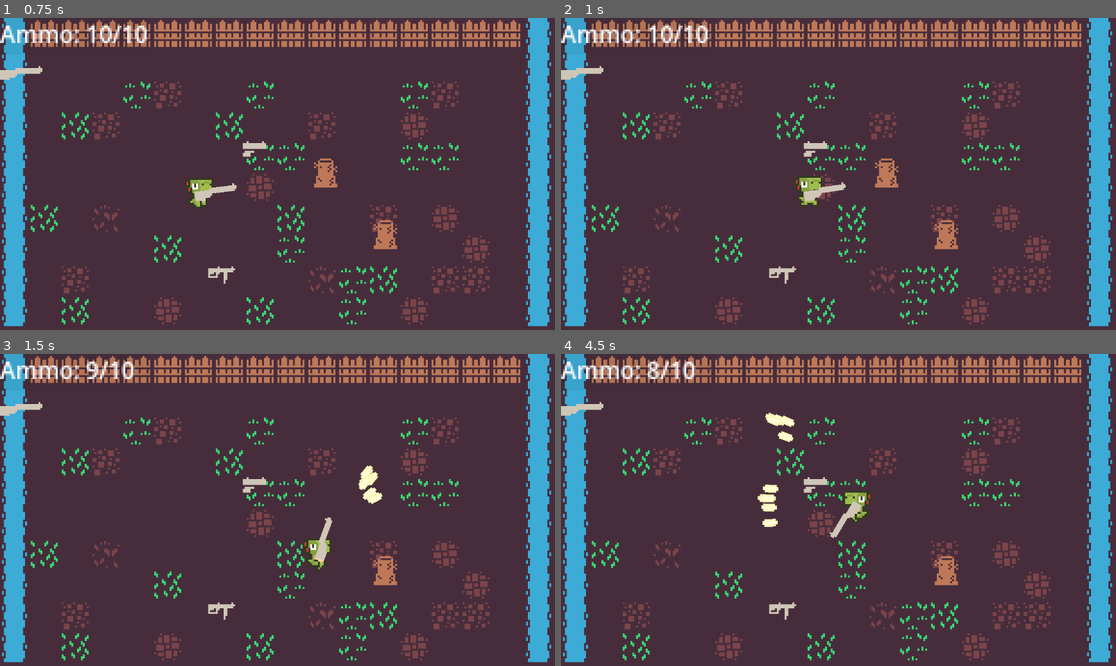
Above: before the commit, frames 1-4 (two rows, left to right).
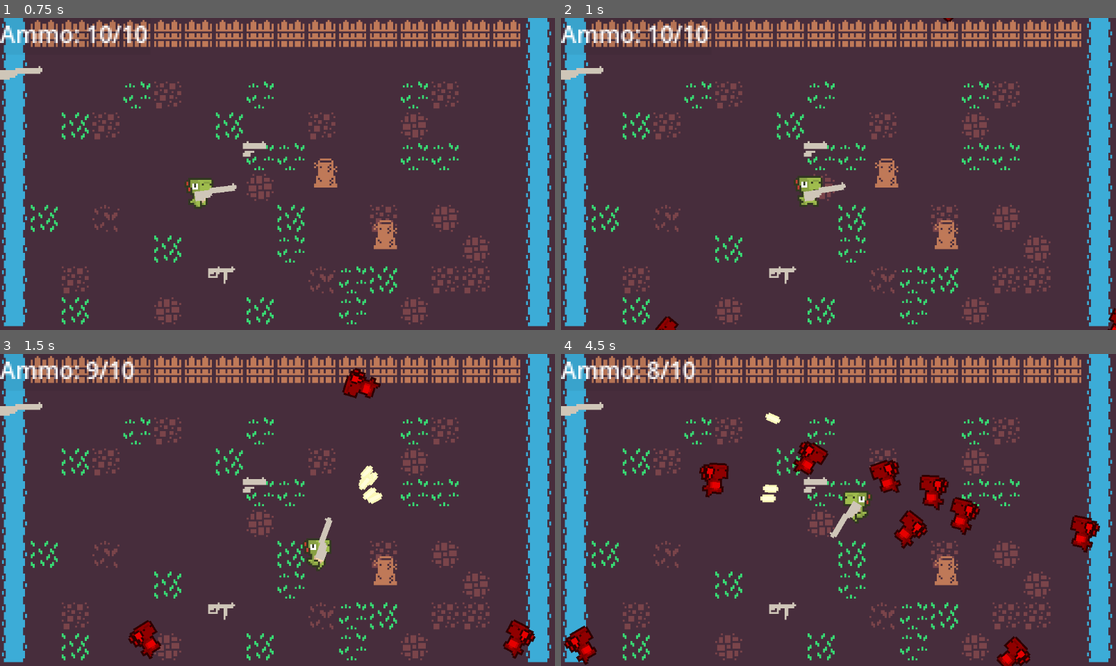
Above: after the commit, the same moments.

Repository: shuofsin/PokeGun
Game: Godot game, scene res://scenes/test_world.tscn
Two runs of this game, one before a commit and one after it. Both use one fixed random seed, a clock stepped at 60 frames per second and the inputs below.
Inputs (mouse positions are in pixels of both pictures, inside the frame that each line leads up to):
- Up to frame 1 (0.75 s): move the mouse to (399, 158) at 0.52 s; hold D (move_right) from 0.53 s (still down); tap E (interact) at 0.6 s
- Up to frame 2 (1 s): keep holding D (move_right)
- Up to frame 3 (1.5 s): move the mouse to (166, 525) at 1.27 s; release D (move_right) at 1.28 s; hold S (move_down) from 1.28 s (still down); click (166, 525) at 1.35 s
- Up to frame 4 (4.5 s): move the mouse to (894, 441) at 2.02 s; release S (move_down) at 2.03 s; hold D (move_right) 2.03-2.78 s; tap Q (switch_weapon) at 2.1, 4.35 s; move the mouse to (810, 572) at 2.77 s; hold W (move_up) 2.78-3.53 s; tap E (interact) at 2.85 s; move the mouse to (1005, 556) at 3.52 s; press the mouse at (1005, 556) at 3.53 s; hold A (move_left) from 3.53 s (still down); move the mouse to (672, 463) at 4.27 s; release the mouse at (672, 463) at 4.28 s

Frame 1 is identical in both runs. In frame 2, 0.2% of the frame differs, in the area x 17-100%, y 0-100%; in frame 3, 1.2%; in frame 4, 4.0%, in the area x 0-98%, y 19-100%.

Commit message:
Basic enemy configured

Diff:
--- a/project.godot
+++ b/project.godot
@@ -76,6 +76,7 @@
 2d_physics/layer_1="Player"
 2d_physics/layer_2="Environment"
 2d_physics/layer_3="Bullet"
+2d_physics/layer_4="Enemy"
 
 [rendering]
 
--- a/scenes/basic_bullet.tscn
+++ b/scenes/basic_bullet.tscn
@@ -26,7 +26,7 @@
 
 [node name="HitBoxComponent" type="Area2D" parent="." unique_id=1178964807]
 collision_layer = 0
-collision_mask = 2
+collision_mask = 10
 script = ExtResource("3_t6flp")
 attack = SubResource("Resource_dwn16")
 metadata/_custom_type_script = "uid://bpxlhhcoepee2"
--- /dev/null
+++ b/scenes/test_enemy.tscn
@@ -0,0 +1,54 @@
+[gd_scene format=3 uid="uid://d3yfhm6g8sshr"]
+
+[ext_resource type="Script" uid="uid://codr7r3oemcmg" path="res://scripts/test_enemy.gd" id="1_ghv5c"]
+[ext_resource type="Texture2D" uid="uid://0ht73miglkpp" path="res://assets/sprites/DinoSprites - vita.png" id="2_jg7vu"]
+[ext_resource type="Script" uid="uid://bpxlhhcoepee2" path="res://scripts/hit_box_component.gd" id="3_4humj"]
+[ext_resource type="Script" uid="uid://c12smj4dhjq03" path="res://scripts/attack.gd" id="4_vpsq7"]
+[ext_resource type="Script" uid="uid://bv6kfcv8oghnq" path="res://scripts/health_component.gd" id="5_m853d"]
+[ext_resource type="Script" uid="uid://bnclmjk8l8mo" path="res://scripts/health_box_component.gd" id="6_4humj"]
+
+[sub_resource type="Resource" id="Resource_ik78p"]
+script = ExtResource("4_vpsq7")
+attack_damage = 10.0
+metadata/_custom_type_script = "uid://c12smj4dhjq03"
+
+[sub_resource type="CircleShape2D" id="CircleShape2D_j3aya"]
+radius = 18.0
+
+[sub_resource type="CircleShape2D" id="CircleShape2D_vpsq7"]
+
+[node name="TestEnemy" type="Node2D" unique_id=1451469935]
+script = ExtResource("1_ghv5c")
+
+[node name="Sprite2D" type="Sprite2D" parent="." unique_id=1053203466]
+unique_name_in_owner = true
+modulate = Color(0.90526885, 3.272891e-06, 1.4439225e-06, 1)
+texture = ExtResource("2_jg7vu")
+hframes = 24
+frame = 14
+
+[node name="HitBoxComponent" type="Area2D" parent="." unique_id=1653475046]
+collision_layer = 0
+script = ExtResource("3_4humj")
+attack = SubResource("Resource_ik78p")
+metadata/_custom_type_script = "uid://bpxlhhcoepee2"
+
+[node name="CollisionShape2D" type="CollisionShape2D" parent="HitBoxComponent" unique_id=1507819566]
+shape = SubResource("CircleShape2D_j3aya")
+disabled = true
+
+[node name="HealthComponent" type="Node2D" parent="." unique_id=1969330230]
+unique_name_in_owner = true
+script = ExtResource("5_m853d")
+metadata/_custom_type_script = "uid://bv6kfcv8oghnq"
+
+[node name="HealthBoxComponent" type="Area2D" parent="." unique_id=1399691254 node_paths=PackedStringArray("health_component")]
+unique_name_in_owner = true
+collision_layer = 8
+collision_mask = 0
+script = ExtResource("6_4humj")
+health_component = NodePath("../HealthComponent")
+metadata/_custom_type_script = "uid://bnclmjk8l8mo"
+
+[node name="CollisionShape2D" type="CollisionShape2D" parent="HealthBoxComponent" unique_id=2104955995]
+shape = SubResource("CircleShape2D_vpsq7")
--- a/scenes/test_world.tscn
+++ b/scenes/test_world.tscn
@@ -6,6 +6,7 @@
 [ext_resource type="PackedScene" uid="uid://2ybgpc362i4i" path="res://scenes/stump.tscn" id="4_umbte"]
 [ext_resource type="PackedScene" uid="uid://b5aw052rr35yf" path="res://scenes/basic_smg_pickup.tscn" id="5_ynswa"]
 [ext_resource type="PackedScene" uid="uid://rqnk7olbuvo7" path="res://scenes/basic_pistol_pickup.tscn" id="6_dvny0"]
+[ext_resource type="PackedScene" uid="uid://d3yfhm6g8sshr" path="res://scenes/test_enemy.tscn" id="7_xwrkq"]
 
 [sub_resource type="TileSetAtlasSource" id="TileSetAtlasSource_3263u"]
 texture = ExtResource("2_amxg5")
@@ -1151,3 +1152,33 @@
 
 [node name="BasicPistolPickup" parent="." unique_id=28047982 instance=ExtResource("6_dvny0")]
 position = Vector2(132, 66)
+
+[node name="TestEnemy2" parent="." unique_id=1451469935 instance=ExtResource("7_xwrkq")]
+position = Vector2(36, 210)
+
+[node name="TestEnemy" parent="." unique_id=1909030910 instance=ExtResource("7_xwrkq")]
+position = Vector2(336, 180)
+
+[node name="TestEnemy3" parent="." unique_id=356626520 instance=ExtResource("7_xwrkq")]
+position = Vector2(-201, 220)
+
+[node name="TestEnemy4" parent="." unique_id=1541949693 instance=ExtResource("7_xwrkq")]
+position = Vector2(341, 348)
+
+[node name="TestEnemy5" parent="." unique_id=489776029 instance=ExtResource("7_xwrkq")]
+position = Vector2(-136, 9)
+
+[node name="TestEnemy6" parent="." unique_id=756412474 instance=ExtResource("7_xwrkq")]
+position = Vector2(77, -117)
+
+[node name="TestEnemy7" parent="." unique_id=485368352 instance=ExtResource("7_xwrkq")]
+position = Vector2(509, -51)
+
+[node name="TestEnemy8" parent="." unique_id=16323103 instance=ExtResource("7_xwrkq")]
+position = Vector2(491, 100)
+
+[node name="TestEnemy9" parent="." unique_id=2036402730 instance=ExtResource("7_xwrkq")]
+position = Vector2(237, -38)
+
+[node name="TestEnemy10" parent="." unique_id=1007216410 instance=ExtResource("7_xwrkq")]
+position = Vector2(-60, -60)
--- /dev/null
+++ b/scripts/test_enemy.gd
@@ -0,0 +1,21 @@
+extends Node2D
+class_name Enemy
+
+@onready var health_component: HealthComponent = %HealthComponent
+@onready var health_box_component: HealthBoxComponent = %HealthBoxComponent
+@onready var sprite_2d: Sprite2D = %Sprite2D
+
+var speed: float = 50.0
+
+func _ready() -> void:
+	health_box_component.damaged.connect(func():
+		if health_component.health <= 0: queue_free()
+		)
+
+func _physics_process(delta: float):
+	if Global.player:
+		var direction: Vector2 = global_position.direction_to(Global.player.global_position)
+		rotation = direction.angle()
+		rotation_degrees = wrapf(rotation_degrees, 0, 360)
+		sprite_2d.flip_v = (rotation_degrees > 90 && rotation_degrees < 270)
+		global_position += Vector2(1, 0).rotated(rotation) * speed * delta
Not shown, added: scripts/test_enemy.gd.uid
